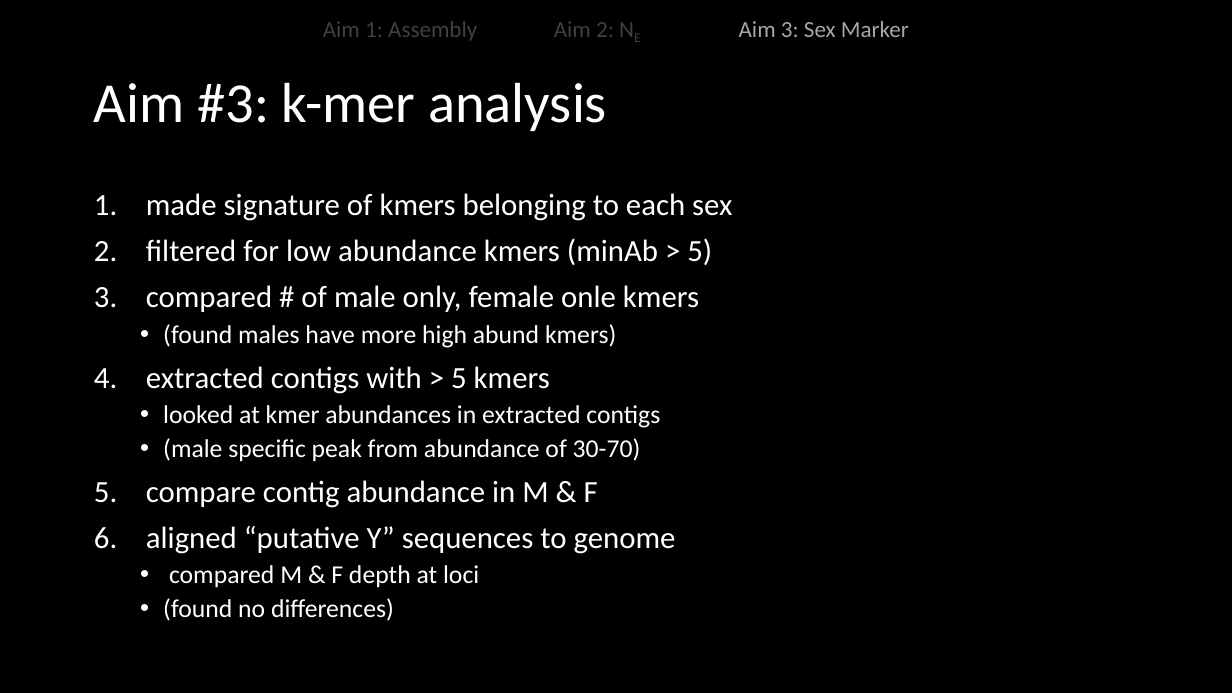
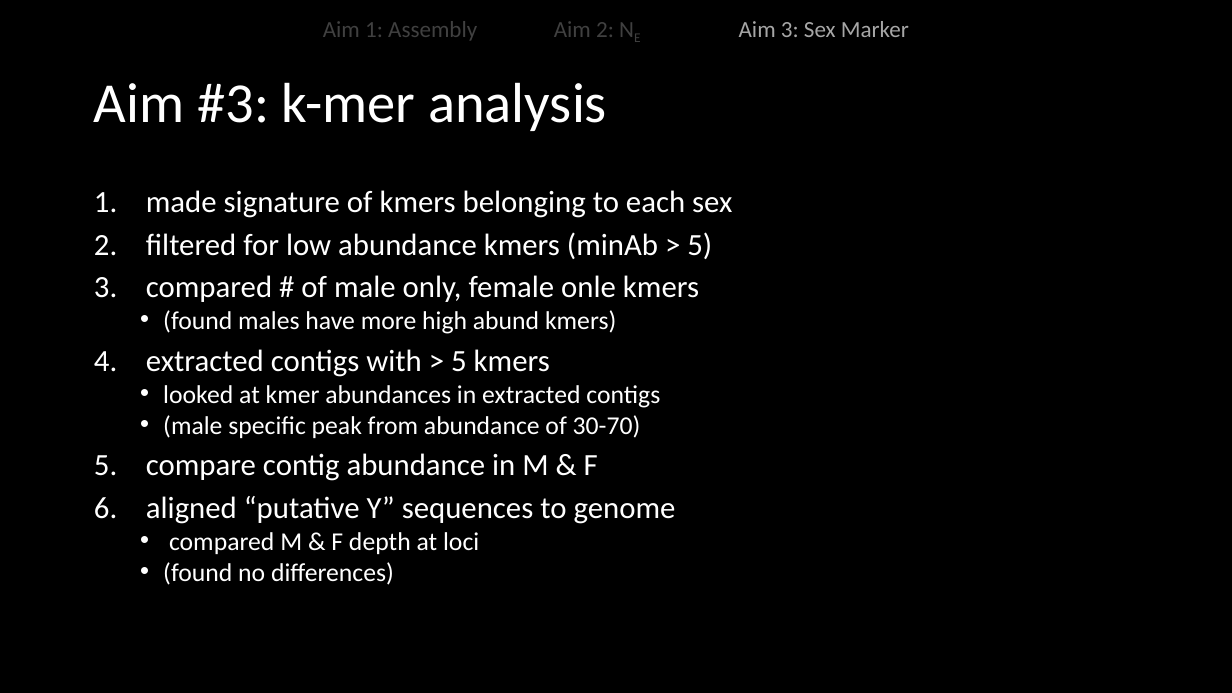
Before and after one commit to shannonekj/presentations, a slide deck: slide 18 of 2021_05-thesis_commitee_meeting/2021.05.07_thesis_committee_meeting.pptx. Drawn at 1232x693 pixels with LibreOffice and Linux fonts; fonts in the diff are those of the drawing. Boxes give left, top, right and bottom in pixels: in the first picture for what was removed or moved away, otherwise in the second. Text is boxed around its words. In the diff, an @@ line names an element or a change of style, - is before the commit and + after.

```diff
--- a/2021_05-thesis_commitee_meeting/2021.05.07_thesis_committee_meeting.pptx
+++ b/2021_05-thesis_commitee_meeting/2021.05.07_thesis_committee_meeting.pptx
@@ text "made signature of kmers belonging ..." at bbox=[146, 190, 732, 585]: line spacing 0.9 to 0.8 @@
```
Also in this commit, not shown: 2 other slides changed.
